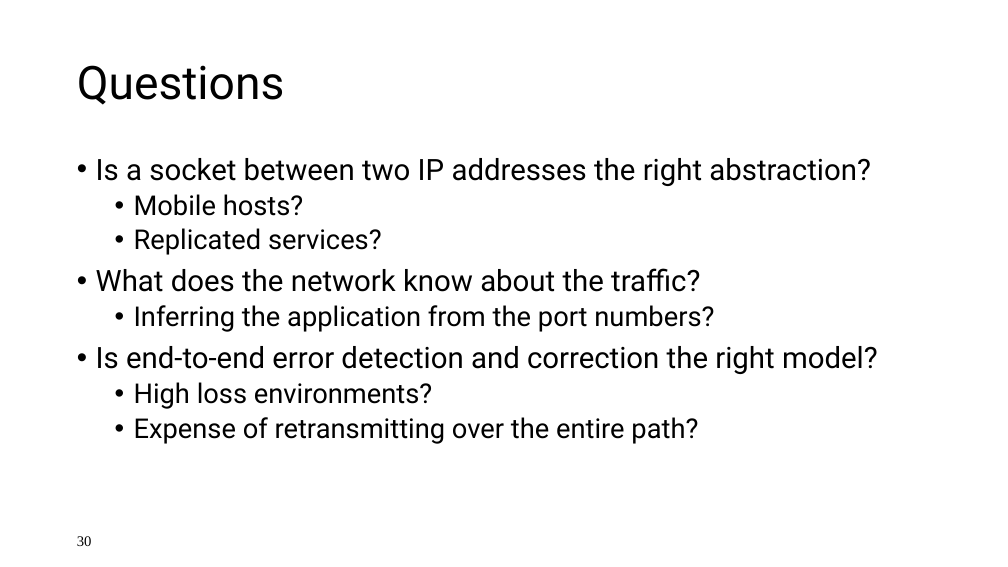
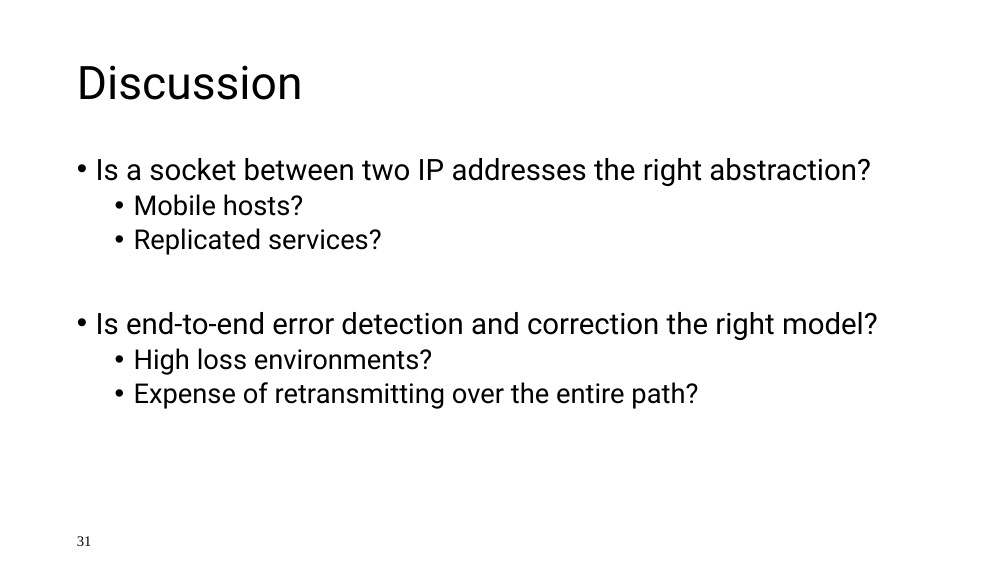
Before and after one commit to ngsrinivas/coursegen, a slide deck: slide 31 of ex/552-F19/lectures/02-architecture.pptx (slide 30 before the commit). Drawn at 1008x567 pixels with LibreOffice and Linux fonts; fonts in the diff are those of the drawing. Boxes give left, top, right and bottom in pixels: in the first picture for what was removed or moved away, otherwise in the second. Text is boxed around its words. In the diff, an @@ line names an element or a change of style, - is before the commit and + after.

```diff
--- a/ex/552-F19/lectures/02-architecture.pptx
+++ b/ex/552-F19/lectures/02-architecture.pptx
@@ title at <box>77,65,303,100</box>: text changed @@
-Questions
+Discussion
@@ text at <box>96,268,714,332</box>: paragraphs removed @@
-• What does the network know about the traffic?
-  • Inferring the application from the port numbers?
@@ page number at <box>77,536,92,546</box>: text changed @@
-30
+31
```
Also in this commit, not shown: 16 other slides changed, 9 slides added, 18 slides removed, 4 other files.
